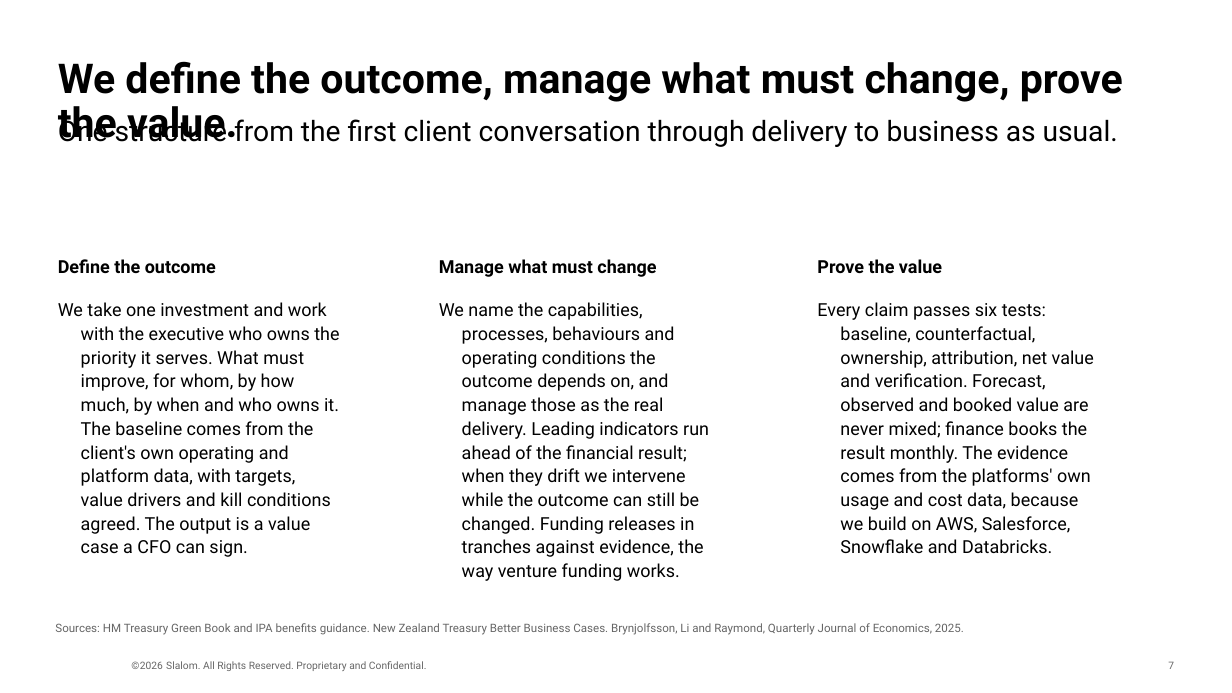
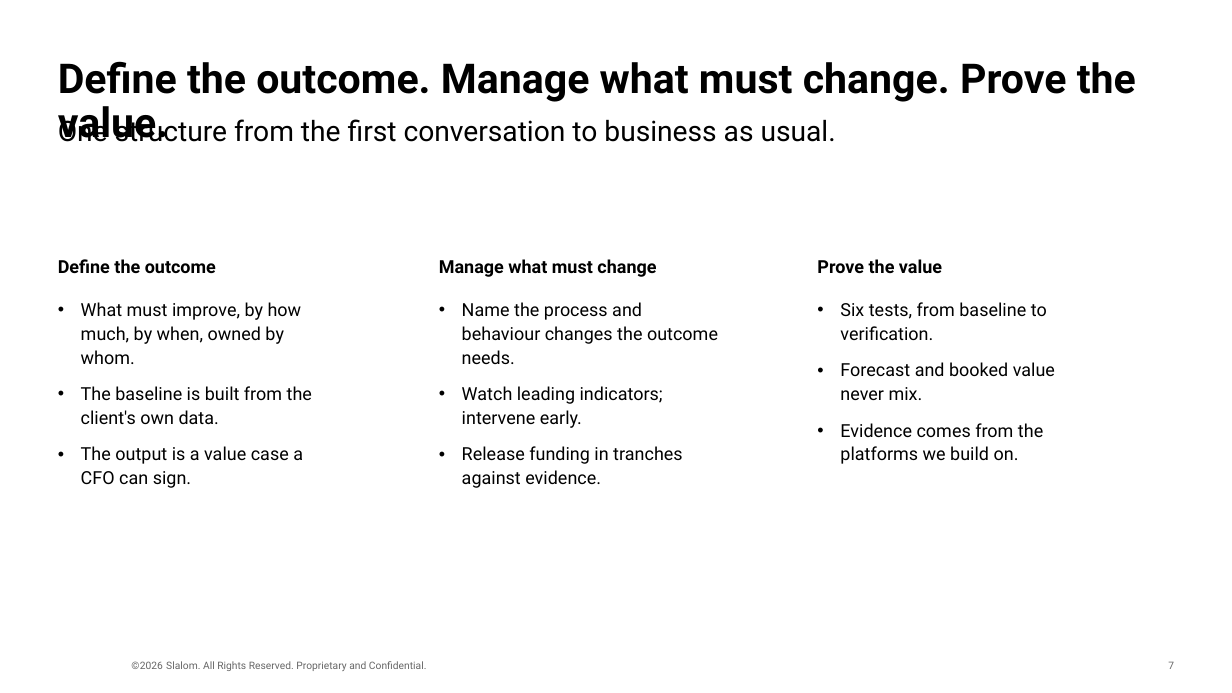
Before and after one commit to leewainescott-debug/anthropic-claude-code, a slide deck: slide 7 of value-practice-gtm/Value_Realisation_Internal_Deck.pptx. Drawn at 1232x693 pixels with LibreOffice and Linux fonts; fonts in the diff are those of the drawing; background and template pictures are left out. Boxes give left, top, right and bottom in pixels: in the first picture for what was removed or moved away, otherwise in the second. Text is boxed around its words. In the diff, an @@ line names an element or a change of style, - is before the commit and + after.

```diff
--- a/value-practice-gtm/Value_Realisation_Internal_Deck.pptx
+++ b/value-practice-gtm/Value_Realisation_Internal_Deck.pptx
@@ title at [58, 61, 1136, 102]: text changed @@
-We define the outcome, manage what must change, prove the value.
+Define the outcome. Manage what must change. Prove the value.
@@ text at [58, 115, 836, 148]: text changed @@
-One structure from the first client conversation through delivery to business as usual.
+One structure from the first conversation to business as usual.
@@ text at [81, 302, 312, 488]: text changed @@
-We take one investment and work with the executive who owns the priority it serves. What must improve, for whom, by how much, by when and who owns it. The baseline comes from the client's own operating and platform data, with targets, value drivers and kill conditions agreed. The output is a value case a CFO can sign.
+• What must improve, by how much, by when, owned by whom.
+• The baseline is built from the client's own data.
+• The output is a value case a CFO can sign.
@@ text at [462, 302, 718, 488]: text changed @@
-We name the capabilities, processes, behaviours and operating conditions the outcome depends on, and manage those as the real delivery. Leading indicators run ahead of the financial result; when they drift we intervene while the outcome can still be changed. Funding releases in tranches against evidence, the way venture funding works.
+• Name the process and behaviour changes the outcome needs.
+• Watch leading indicators; intervene early.
+• Release funding in tranches against evidence.
@@ text at [840, 302, 1055, 464]: text changed @@
-Every claim passes six tests: baseline, counterfactual, ownership, attribution, net value and verification. Forecast, observed and booked value are never mixed; finance books the result monthly. The evidence comes from the platforms' own usage and cost data, because we build on AWS, Salesforce, Snowflake and Databricks.
+• Six tests, from baseline to verification.
+• Forecast and booked value never mix.
+• Evidence comes from the platforms we build on.
@@ text removed at [55, 623, 964, 635] @@
-Sources: HM Treasury Green Book and IPA benefits guidance. New Zealand Treasury Better Business Cases. Brynjolfsson, Li and Raymond, Quarterly Journal of Economics, 2025.
```
Also in this commit, not shown: 9 other slides changed.
